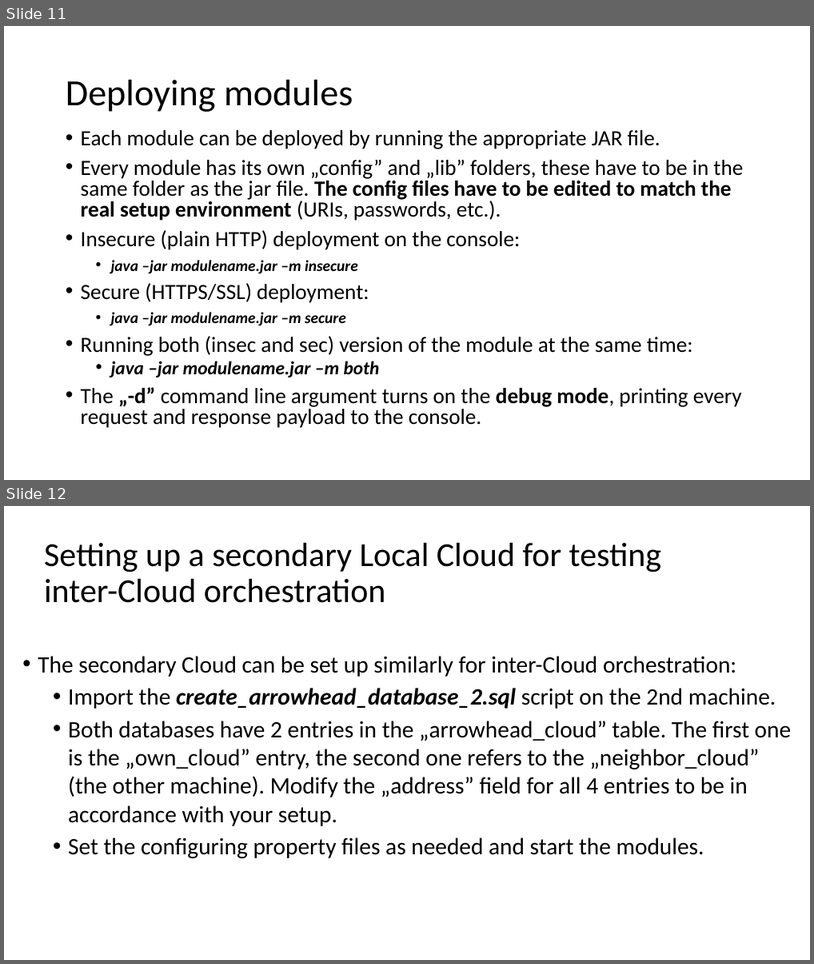
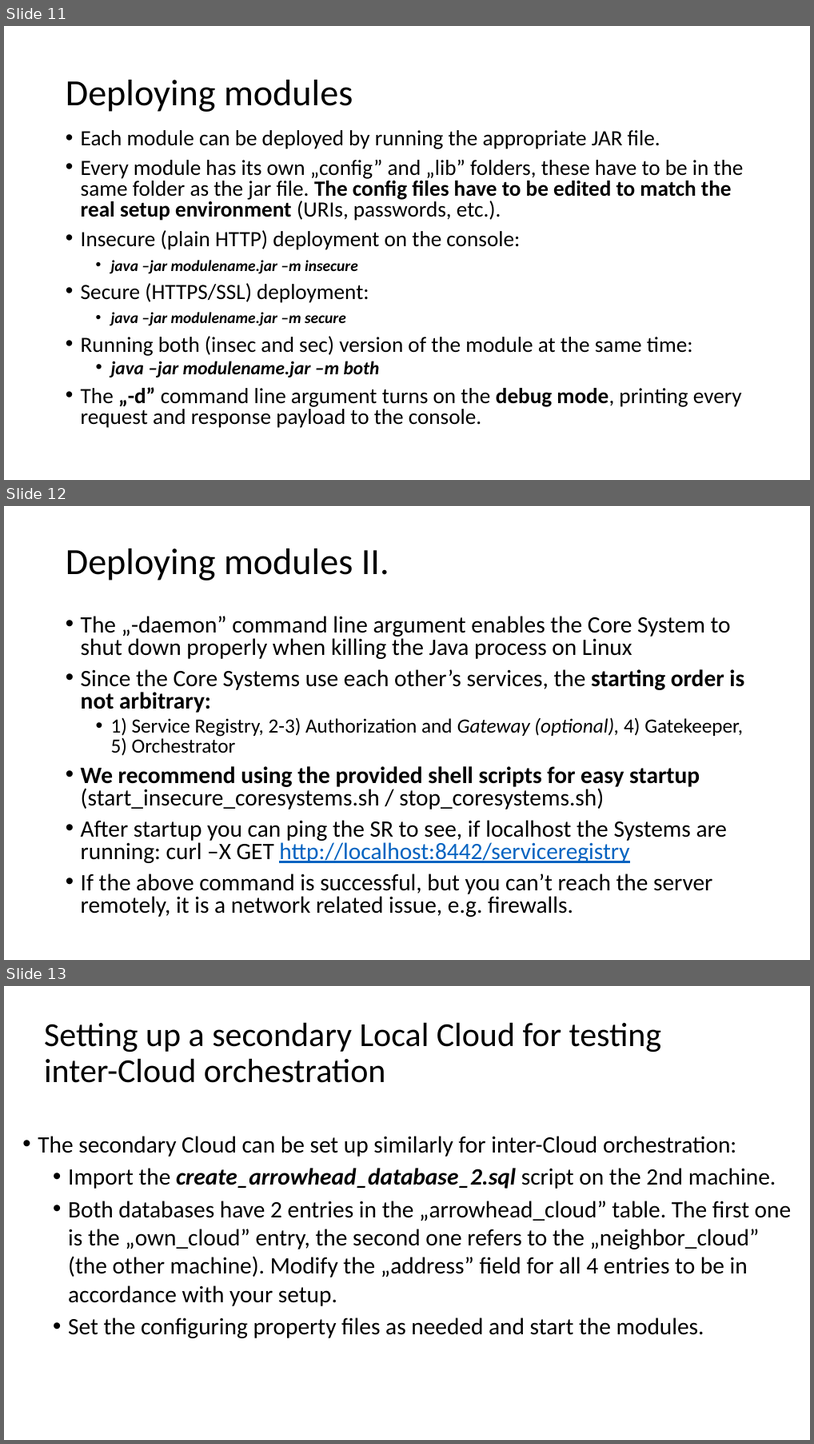
Before and after one commit to hegeduscs/arrowhead, a slide deck: documentation/Quick-Start-Guide-M3.pptx. Shown one above the other, each under a label of ours: slides 11 and 12 before the commit, slides 11, 12 and 13 after it. The pictures are 814x964 and 814x1444 pixels, drawn with LibreOffice and Linux fonts; fonts in the diff are those of the drawing. Boxes give left, top, right and bottom in pixels: in the first picture for what was removed or moved away, otherwise in the second. Text is boxed around its words. In the diff, an @@ line names an element or a change of style, - is before the commit and + after.

```diff
--- a/documentation/Quick-Start-Guide-M3.pptx
+++ b/documentation/Quick-Start-Guide-M3.pptx
@@ slide 12 added at box(4, 506, 810, 960), background #FFFFFF @@
@@ title added at box(66, 548, 390, 580), 44 pt, text #000000 @@
+Deploying modules II.
@@ text added at box(81, 616, 745, 916), 28 pt, text #000000 @@
+• The „-daemon” command line argument enables the Core System to shut down properly when killing the Java process on Linux
+• Since the Core Systems use each other’s services, the starting order is not arbitrary:
+  • 1) Service Registry, 2-3) Authorization and Gateway (optional), 4) Gatekeeper, 5) Orchestrator
+• We recommend using the provided shell scripts for easy startup (start_insecure_coresystems.sh / stop_coresystems.sh)
+• After startup you can ping the SR to see, if localhost the Systems are running: curl –X GET http://localhost:8442/serviceregistry
+• If the above command is successful, but you can’t reach the server remotely, it is a network related issue, e.g. firewalls.
@@ what was slide 12 is now slide 13 @@
```
